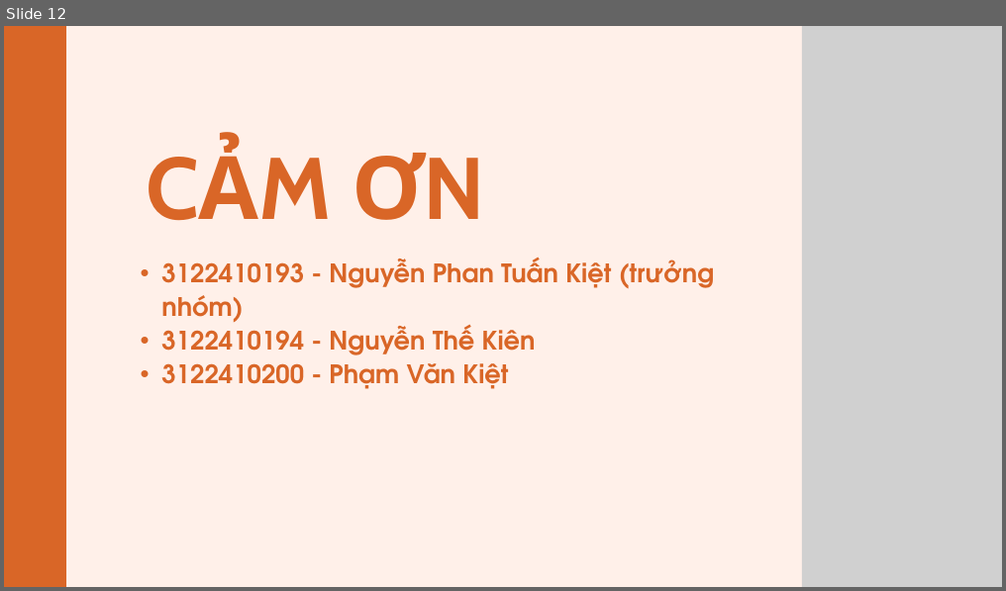
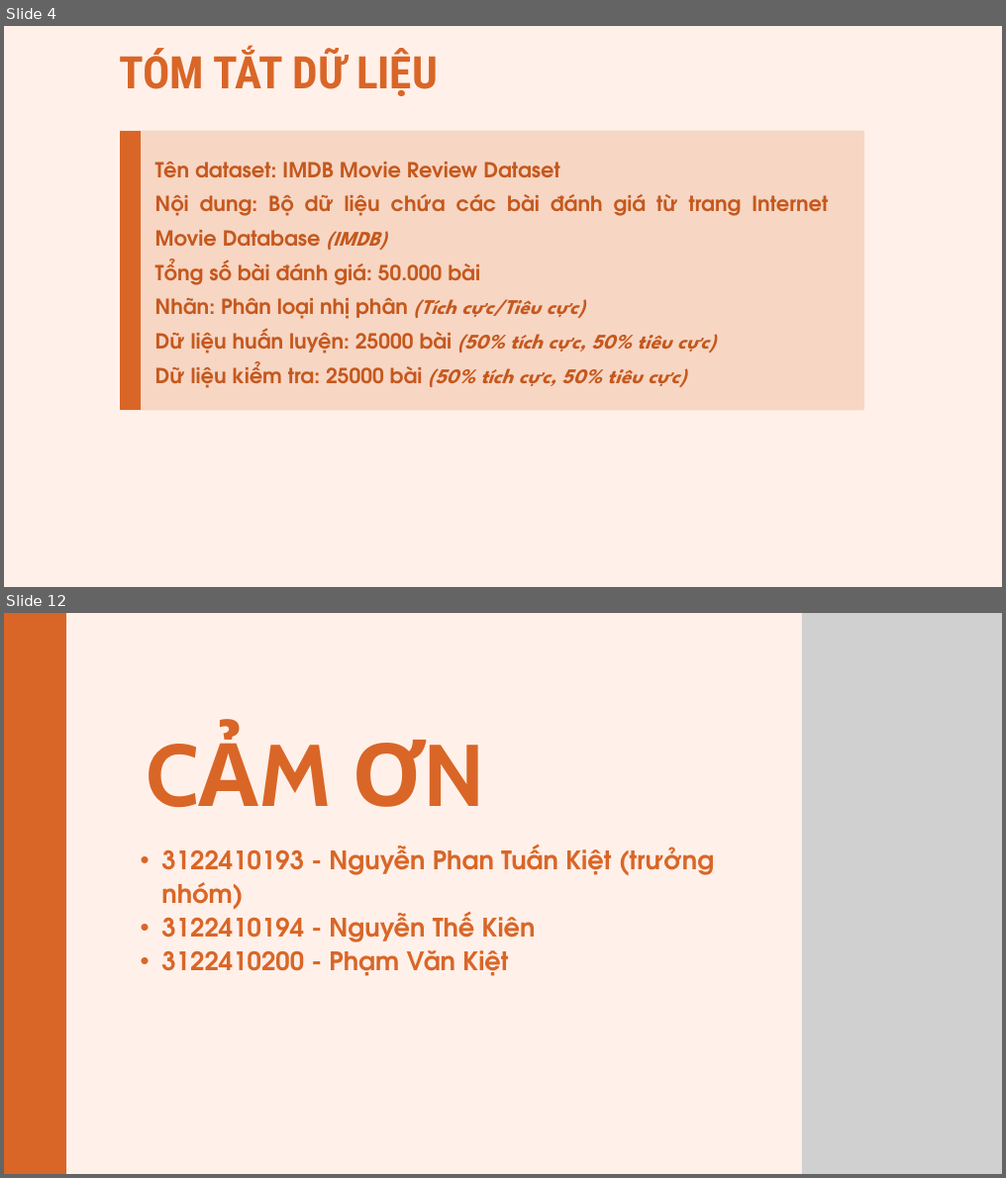
Before and after one commit to kietng04/NCKH, a slide deck: Bài 4 - Khảo sát đề tài/EDA Analyst.pptx. Shown one above the other, each under a label of ours: slide 12 before the commit, slides 4 and 12 after it; the slides between them are not shown. The pictures are 1006x591 and 1006x1178 pixels, drawn with LibreOffice and Linux fonts; fonts in the diff are those of the drawing; grey boxes stand for pictures. Boxes give left, top, right and bottom in pixels: in the first picture for what was removed or moved away, otherwise in the second. Text is boxed around its words. In the diff, an @@ line names an element or a change of style, - is before the commit and + after.

Commit message:
Sửa lại nội dung powerpoint

```diff
--- a/Bài 4 - Khảo sát đề tài/EDA Analyst.pptx
+++ b/Bài 4 - Khảo sát đề tài/EDA Analyst.pptx
@@ slide 4 added at <box>4,26,1002,587</box>, background #FFF0E9 @@
@@ text added at <box>120,48,438,96</box>, 64.8 pt, text #D96627, bold @@
+TÓM TẮT DỮ LIỆU
@@ freeform shape added at <box>120,130,141,410</box>, fill #D96627 @@
@@ freeform shape added at <box>120,130,864,410</box>, fill #D96627 at 19% opacity @@
@@ text added at <box>155,162,828,388</box>, 30 pt, text #C5581D, bold @@
+Tên dataset: IMDB Movie Review Dataset
+Nội dung: Bộ dữ liệu chứa các bài đánh giá từ trang Internet Movie Database (IMDB)
+Tổng số bài đánh giá: 50.000 bài
+Nhãn: Phân loại nhị phân (Tích cực/Tiêu cực)
+Dữ liệu huấn luyện: 25000 bài (50% tích cực, 50% tiêu cực)
+Dữ liệu kiểm tra: 25000 bài (50% tích cực, 50% tiêu cực)
```
Also in this commit, not shown: 4 slides changed, 6 other slides added, 7 slides removed.
